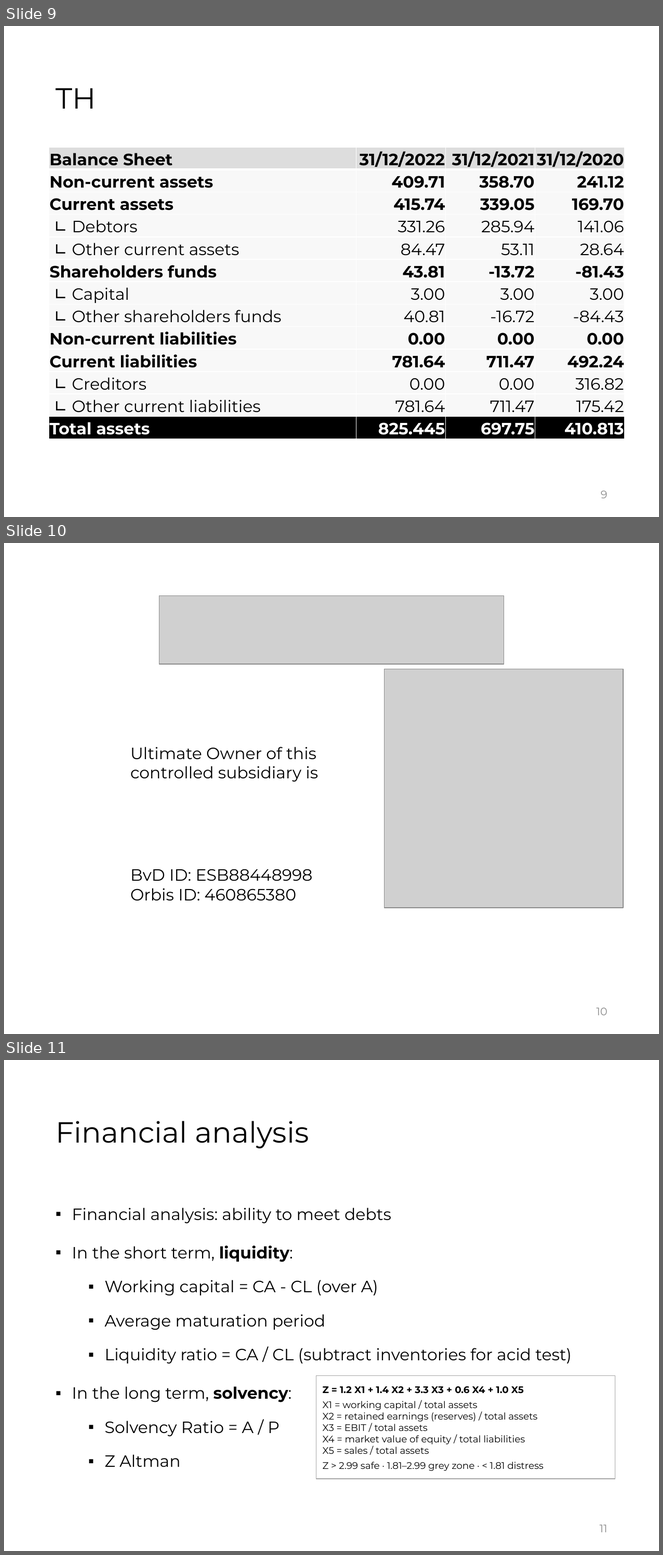
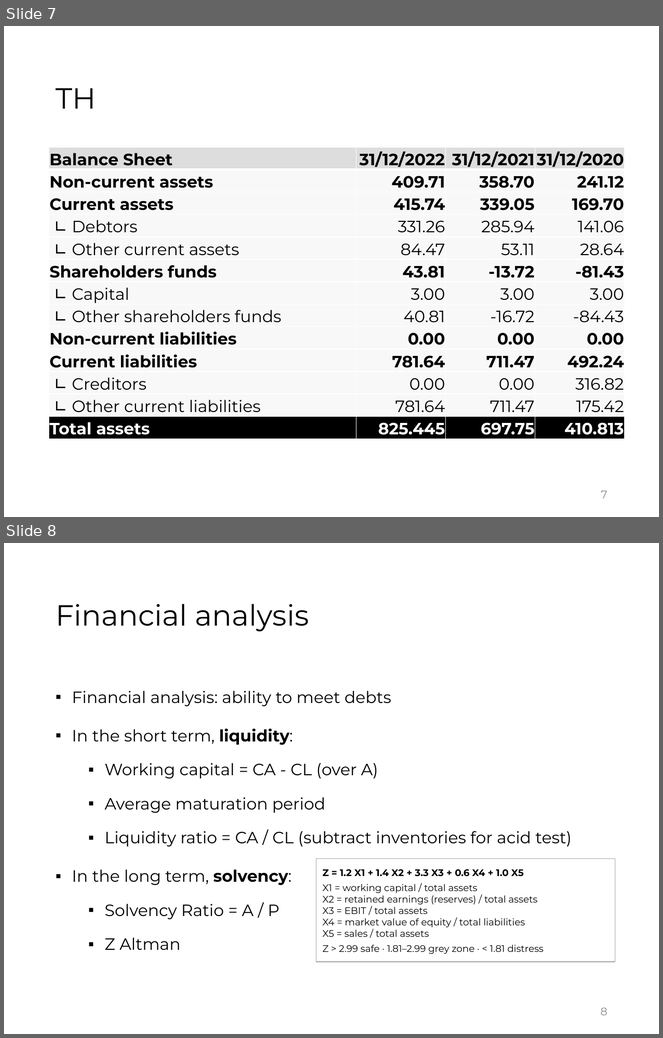
Before and after one commit to jorgegallud-boop/FSA, a slide deck: source-pptx/05.pptx. Shown one above the other, each under a label of ours: slides 9, 10 and 11 before the commit, slides 7 and 8 after it. The pictures are 663x1555 and 663x1038 pixels, drawn with LibreOffice and Linux fonts; fonts in the diff are those of the drawing; grey boxes stand for pictures. Boxes give left, top, right and bottom in pixels: in the first picture for what was removed or moved away, otherwise in the second. Text is boxed around its words. In the diff, an @@ line names an element or a change of style, - is before the commit and + after.

```diff
--- a/source-pptx/05.pptx
+++ b/source-pptx/05.pptx
@@ slide 10 removed at (x1=4, y1=543, x2=659, y2=1034), background #FFFFFF @@
@@ picture removed at (x1=159, y1=596, x2=504, y2=664) @@
@@ picture removed at (x1=385, y1=669, x2=624, y2=909) @@
@@ text removed at (x1=130, y1=747, x2=318, y2=782) @@
-Ultimate Owner of this controlled subsidiary is
@@ text removed at (x1=130, y1=869, x2=313, y2=901) @@
-BvD ID: ESB88448998
-Orbis ID: 460865380
@@ page number removed at (x1=596, y1=1008, x2=607, y2=1016) @@
-10
@@ what was slide 9 is now slide 7 @@
@@ page number at (x1=601, y1=491, x2=607, y2=499): text changed @@
-9
+7
@@ what was slide 11 is now slide 8 @@
@@ page number at (x1=600, y1=1008, x2=607, y2=1016): text changed @@
-11
+8
```
Also in this commit, not shown: 2 other slides removed, 6 other files.
